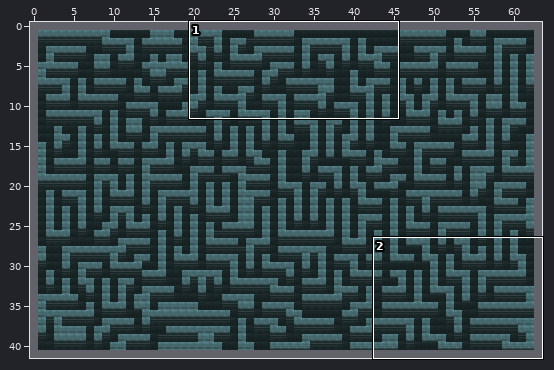
A Tiled map gets an edit: assets/maps/giant_earth_maze.tmx. The picture above shows the old version from afar; the outline marks the close-up.
Close-up. The starting point:
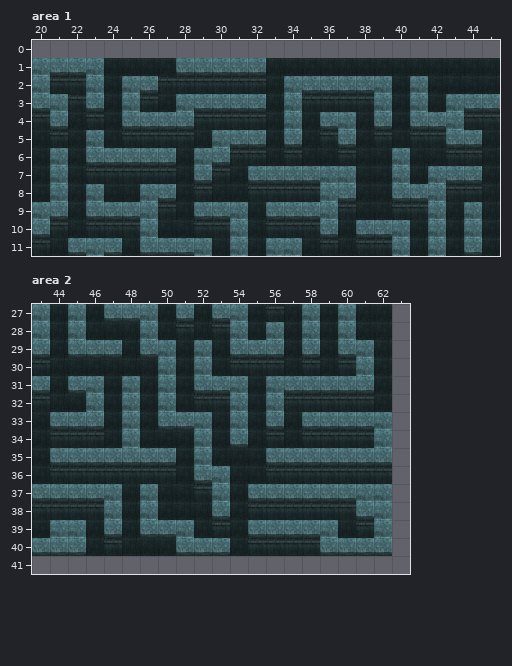
Cells are 64x64 px. Shown: area 1 x 20..45, y 0..11; area 2 x 43..63, y 27..41. The commit also changed other parts of the map, which this record leaves out. The commit also replaced the tileset; all pictures use the new one. The old version is drawn lined up with the new one.
And afterwards:
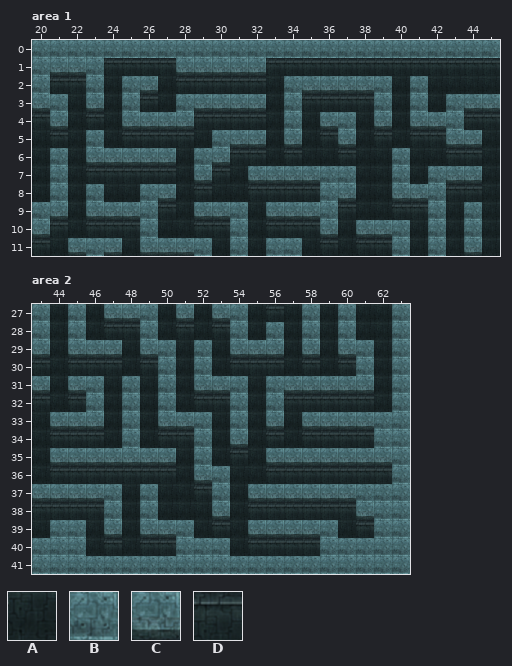
Key: from "couloirs_64px": A 56, B 84, C 97, D 110.
_ is an empty cell.
The exact change:
map size 62x40 -> 64x42 cells (old content now starts at 1,1; both pictures use the new coordinates)
Layer "Calque de Tile 1", area 1:
y 0: x 20..45 __________________________ -> BBBBBBBBBBBBBBBBBBBBBBBBBB
y 1: x 24..27 AAAA -> DDDD; x 33..45 AAAAAAAAAAAAA -> DDDDDDDDDDDDD
y 2: x 27 D -> A
y 3: x 22 D -> A
Layer "Calque de Tile 1", area 2:
y 27: x 63 _ -> B
y 28: x 47..48 AA -> DD; x 63 _ -> B
y 29: x 63 _ -> B
y 30: x 45..47 AAA -> DDD; x 49 A -> D; x 63 _ -> B
y 31: x 63 _ -> B
y 32: x 45 A -> D; x 63 _ -> B
y 33: x 63 _ -> B
y 34: x 50..51 AA -> DD; x 63 _ -> B
y 35: x 54 A -> D; x 63 _ -> B
y 36..39: x 63 _ -> B
y 40: x 43..45 CCC -> BBB; x 49..53 AACCC -> DDBBB; x 59..63 CCCC_ -> BBBBB
y 41: x 43..63 _____________________ -> BBBBBBBBBBBBBBBBBBBBB
Where, in picture pixels (left, top, right, bottom), the same in both close-ups:
changed: (32, 40, 500, 93)
changed: (68, 94, 86, 111)
changed: (32, 304, 410, 574)
